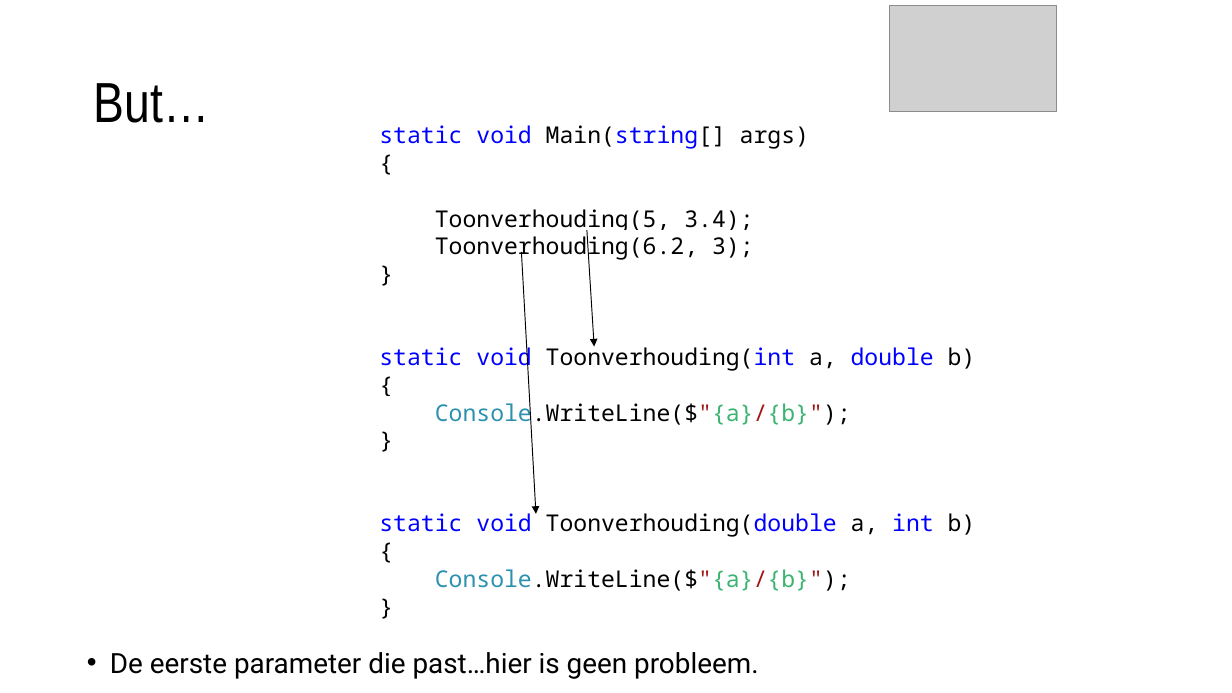
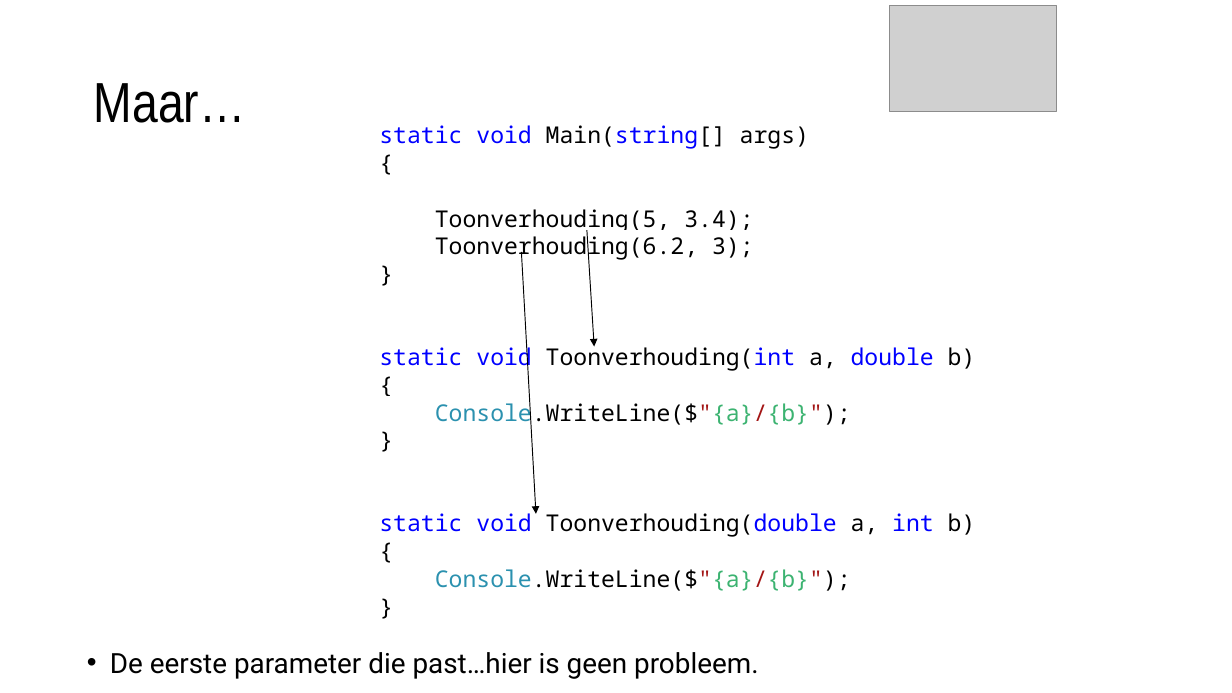
Before and after one commit to timdams/csharpbook, a slide deck: slide 16 of _SLIDES/2020_DEEL1/H7-Methoden/H7-3-advanced methods.pptx. Drawn at 1232x693 pixels with LibreOffice and Linux fonts; fonts in the diff are those of the drawing; grey boxes stand for pictures; background and template pictures are left out. Boxes give left, top, right and bottom in pixels: in the first picture for what was removed or moved away, otherwise in the second. Text is boxed around its words. In the diff, an @@ line names an element or a change of style, - is before the commit and + after.

```diff
--- a/_SLIDES/2020_DEEL1/H7-Methoden/H7-3-advanced methods.pptx
+++ b/_SLIDES/2020_DEEL1/H7-Methoden/H7-3-advanced methods.pptx
@@ title at (94, 83, 246, 123): text changed @@
-But…
+Maar…
```
Also in this commit, not shown: 5 other slides changed, 5 other files.
